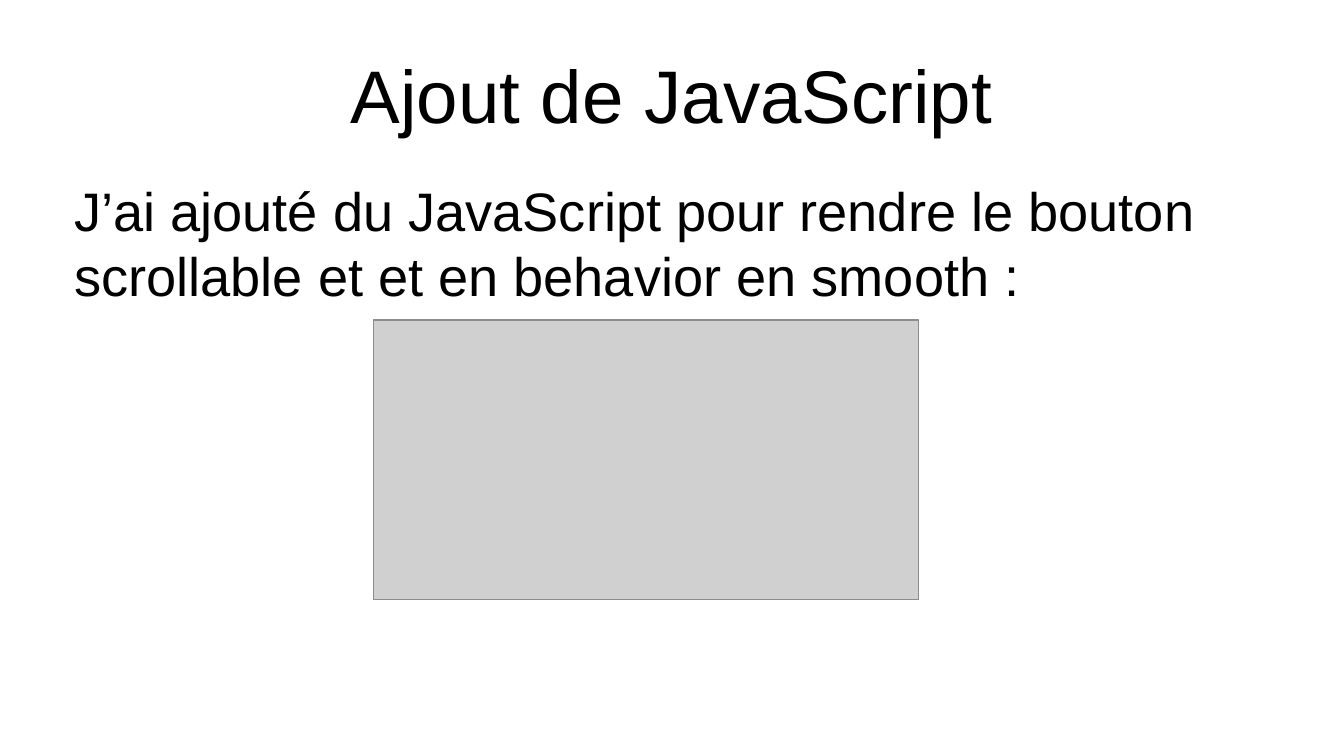
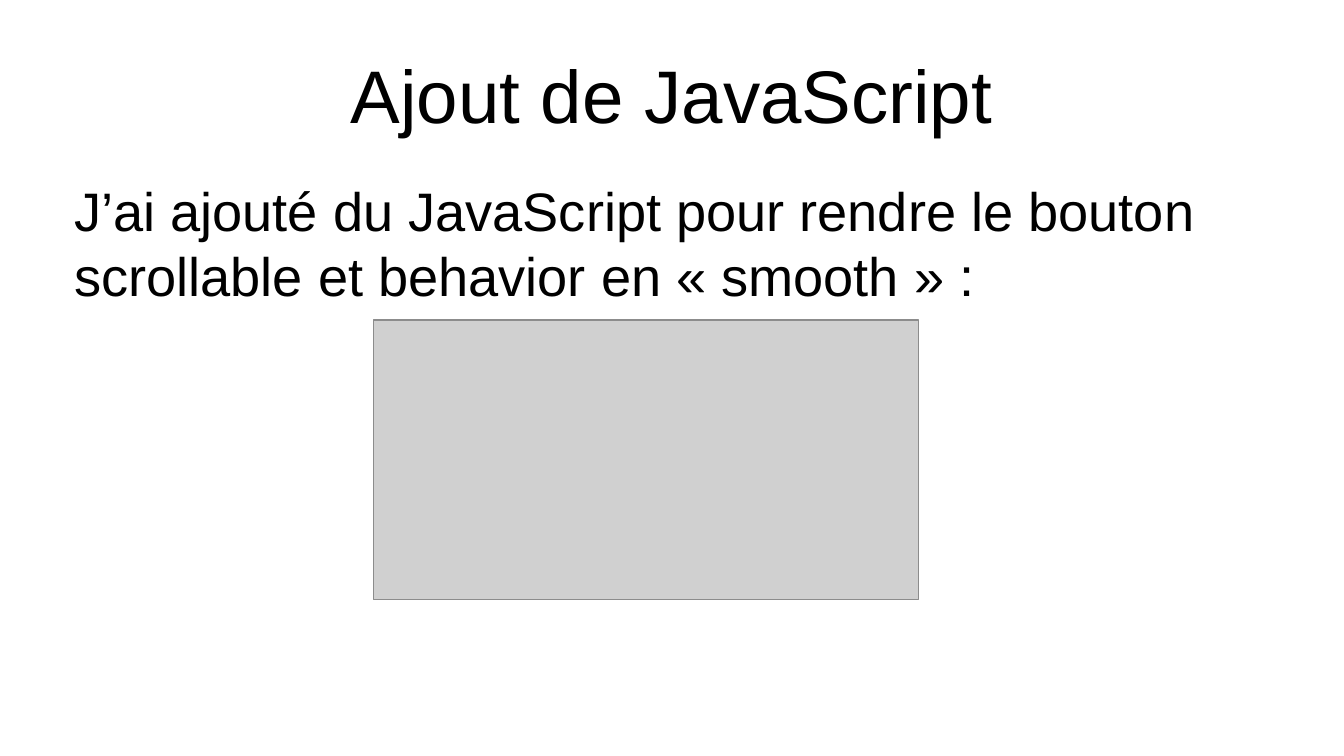
Before and after one commit to Max50603/PROJET--FINAL, a slide deck: slide 14 of PROJET/PROJET FINALE POWERPOINT.odp. Drawn at 1344x756 pixels with LibreOffice and Linux fonts; fonts in the diff are those of the drawing; grey boxes stand for pictures. Boxes give left, top, right and bottom in pixels: in the first picture for what was removed or moved away, otherwise in the second. Text is boxed around its words. In the diff, an @@ line names an element or a change of style, - is before the commit and + after.

```diff
--- a/PROJET/PROJET FINALE POWERPOINT.odp
+++ b/PROJET/PROJET FINALE POWERPOINT.odp
@@ text at [74, 191, 1194, 297]: text changed @@
-J’ai ajouté du JavaScript pour rendre le bouton scrollable et et en behavior en smooth :
+J’ai ajouté du JavaScript pour rendre le bouton scrollable et behavior en « smooth » :
```
Also in this commit, not shown: 1 other slide changed, 1 other file.
